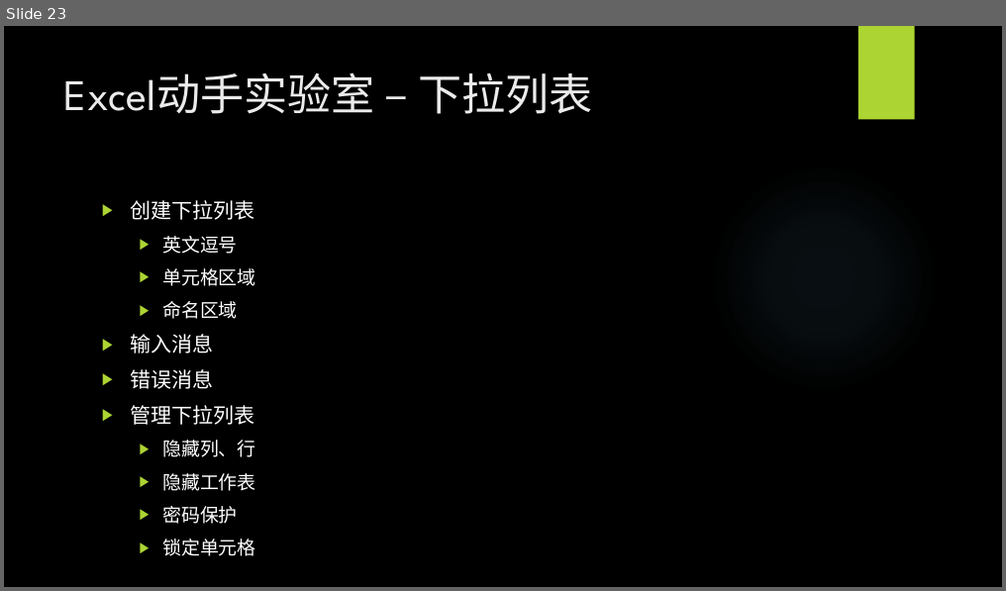
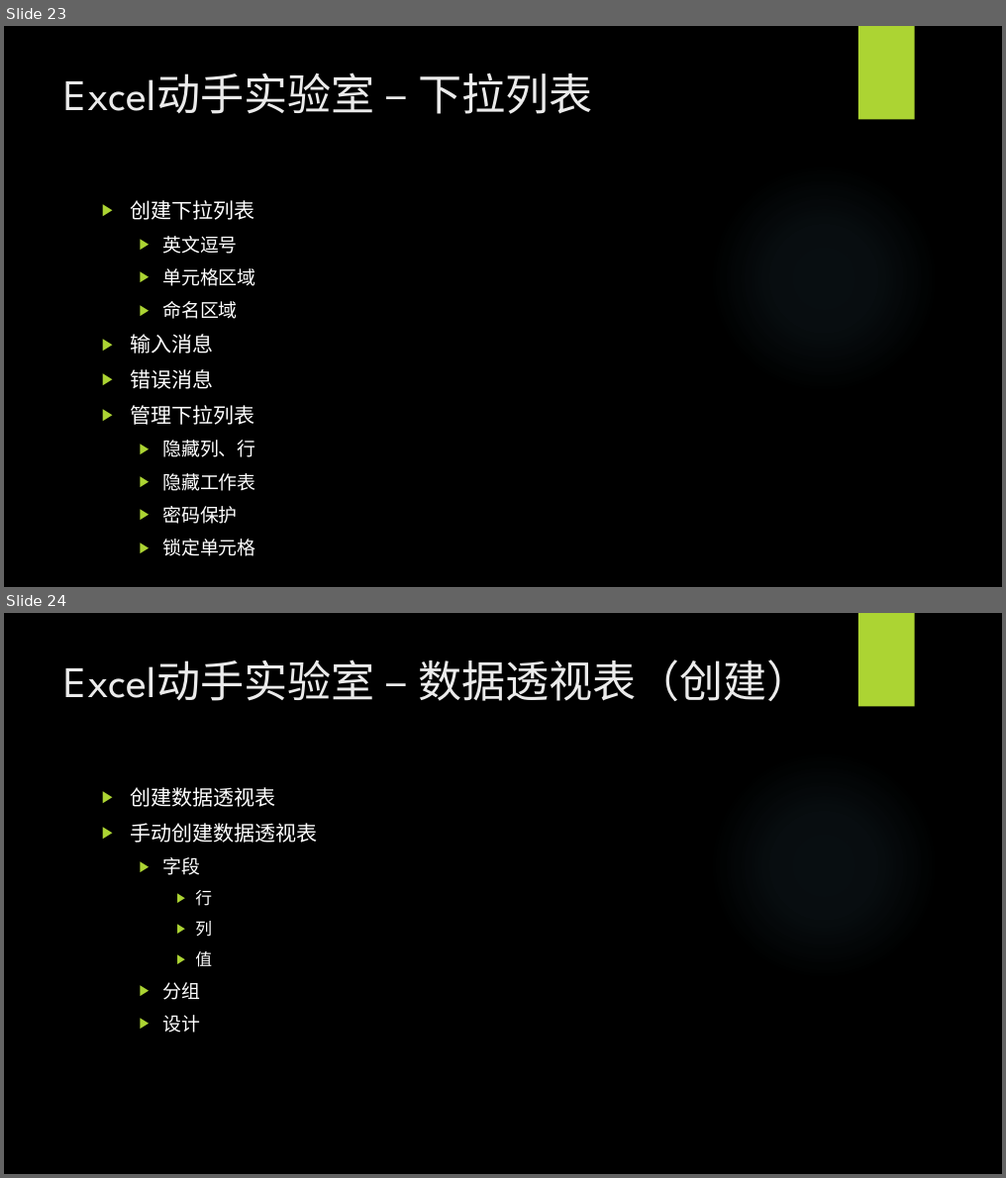
Before and after one commit to BigEgg/OfficeTraining, a slide deck: Excel动手实验室.pptx. Shown one above the other, each under a label of ours: slide 23 before the commit, slides 23 and 24 after it. The pictures are 1006x591 and 1006x1178 pixels, drawn with LibreOffice and Linux fonts; fonts in the diff are those of the drawing; background and template pictures are left out. Boxes give left, top, right and bottom in pixels: in the first picture for what was removed or moved away, otherwise in the second. Text is boxed around its words. In the diff, an @@ line names an element or a change of style, - is before the commit and + after.

```diff
--- a/Excel动手实验室.pptx
+++ b/Excel动手实验室.pptx
@@ slide 24 added at box(4, 613, 1002, 1174), background picture (left out); not listed: 2 template elements that a slide beside it also shows @@
@@ title added at box(64, 660, 811, 701), 42 pt, text #EBEBEB @@
+Excel动手实验室 – 数据透视表（创建）
@@ text added at box(130, 787, 317, 1033), 20 pt, text #FFFFFF @@
+▶ 创建数据透视表
+▶ 手动创建数据透视表
+  ▶ 字段
+    ▶ 行
+    ▶ 列
+    ▶ 值
+  ▶ 分组
+  ▶ 设计
```
Also in this commit, not shown: 1 other slide added, 1 other file.
